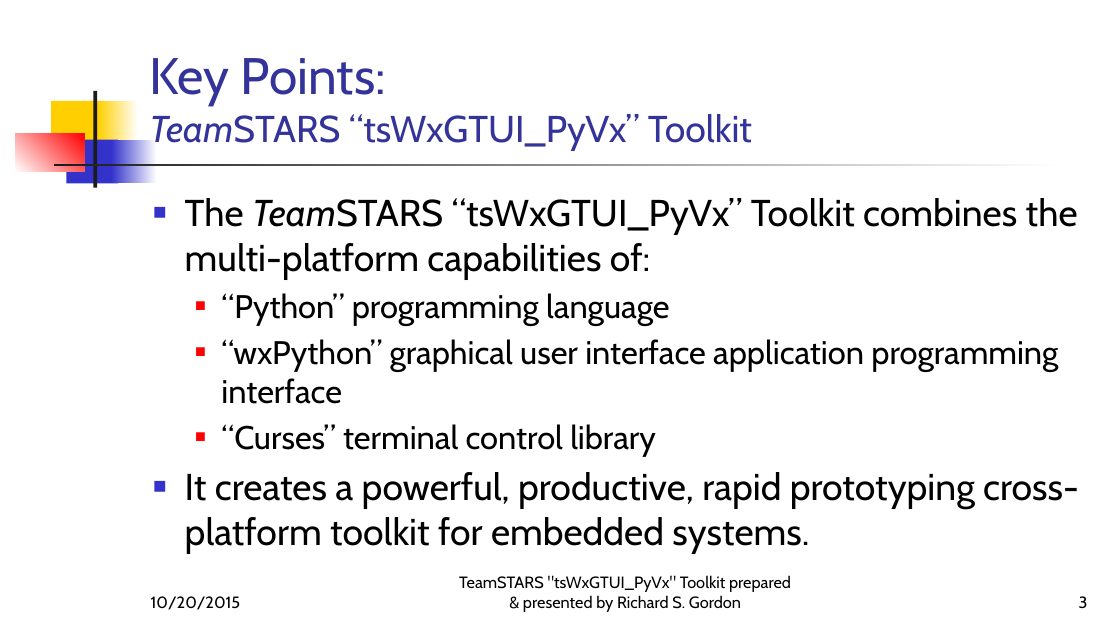
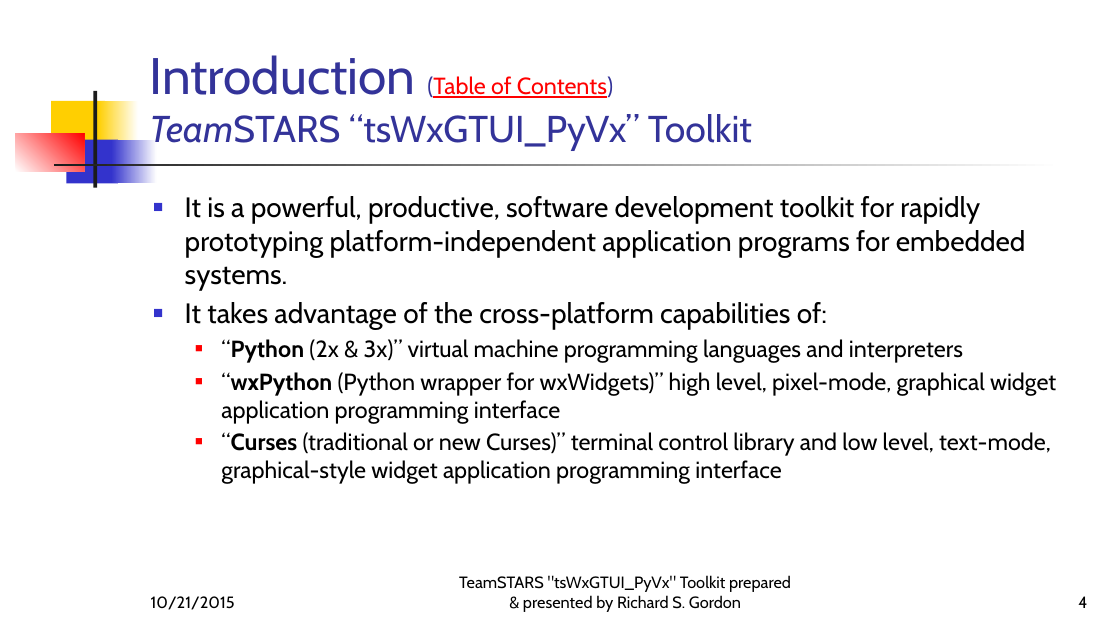
Before and after one commit to rigordo959/tsWxGTUI_PyVx_Repository, a slide deck: slide 4 of Notebooks/EngineeringNotebook/MS-PowerPoint-Files/tsWxGTUI_PyVx.pptx (slide 3 before the commit). Drawn at 1120x630 pixels with LibreOffice and Linux fonts; fonts in the diff are those of the drawing. Boxes give left, top, right and bottom in pixels: in the first picture for what was removed or moved away, otherwise in the second. Text is boxed around its words. In the diff, an @@ line names an element or a change of style, - is before the commit and + after.

Commit message:
Re-organize and clarify MS PowerPoint Presentation.

```diff
--- a/Notebooks/EngineeringNotebook/MS-PowerPoint-Files/tsWxGTUI_PyVx.pptx
+++ b/Notebooks/EngineeringNotebook/MS-PowerPoint-Files/tsWxGTUI_PyVx.pptx
@@ title at (149, 55, 752, 150): text changed @@
-Key Points:
-TeamSTARS “tsWxGTUI_PyVx” Toolkit
+Introduction (Table of Contents)
+TeamSTARS “tsWxGTUI_PyVx” Toolkit
@@ text at (185, 196, 1056, 484): text changed; size 32 to 20 pt @@
-■ The TeamSTARS “tsWxGTUI_PyVx” Toolkit combines the multi-platform capabilities of:
-  ■ “Python” programming language
-  ■ “wxPython” graphical user interface application programming interface
-  ■ “Curses” terminal control library
-■ It creates a powerful, productive, rapid prototyping cross-platform toolkit for embedded systems.
+■ It is a powerful, productive, software development toolkit for rapidly prototyping platform-independent application programs for embedded systems.
+■ It takes advantage of the cross-platform capabilities of:
+  ■ “Python (2x & 3x)” virtual machine programming languages and interpreters
+  ■ “wxPython (Python wrapper for wxWidgets)” high level, pixel-mode, graphical widget application programming interface
+  ■ “Curses (traditional or new Curses)” terminal control library and low level, text-mode, graphical-style widget application programming interface
@@ text at (151, 596, 235, 610): text changed @@
-10/20/2015
+10/21/2015
@@ page number at (1078, 596, 1087, 608): text changed @@
-3
+4
```
Also in this commit, not shown: 57 other slides changed, 1 slide added, 4 slides removed.
